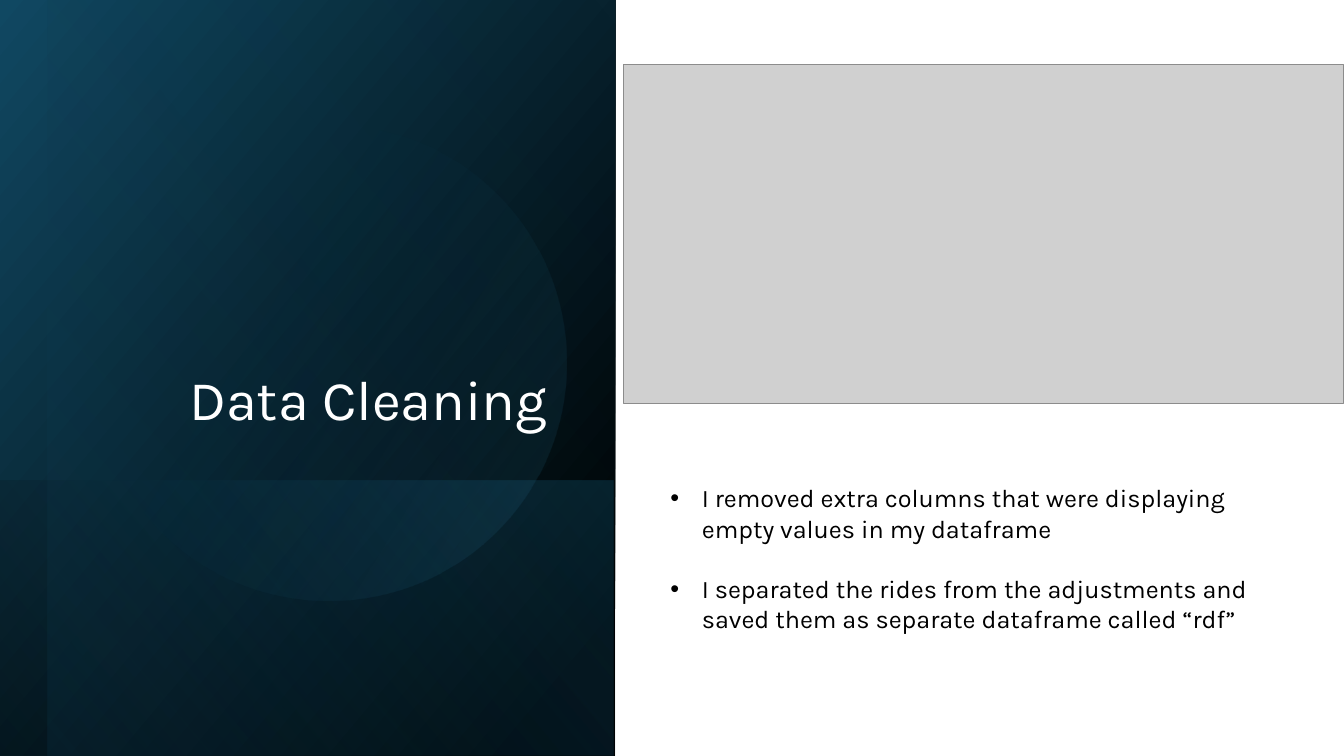
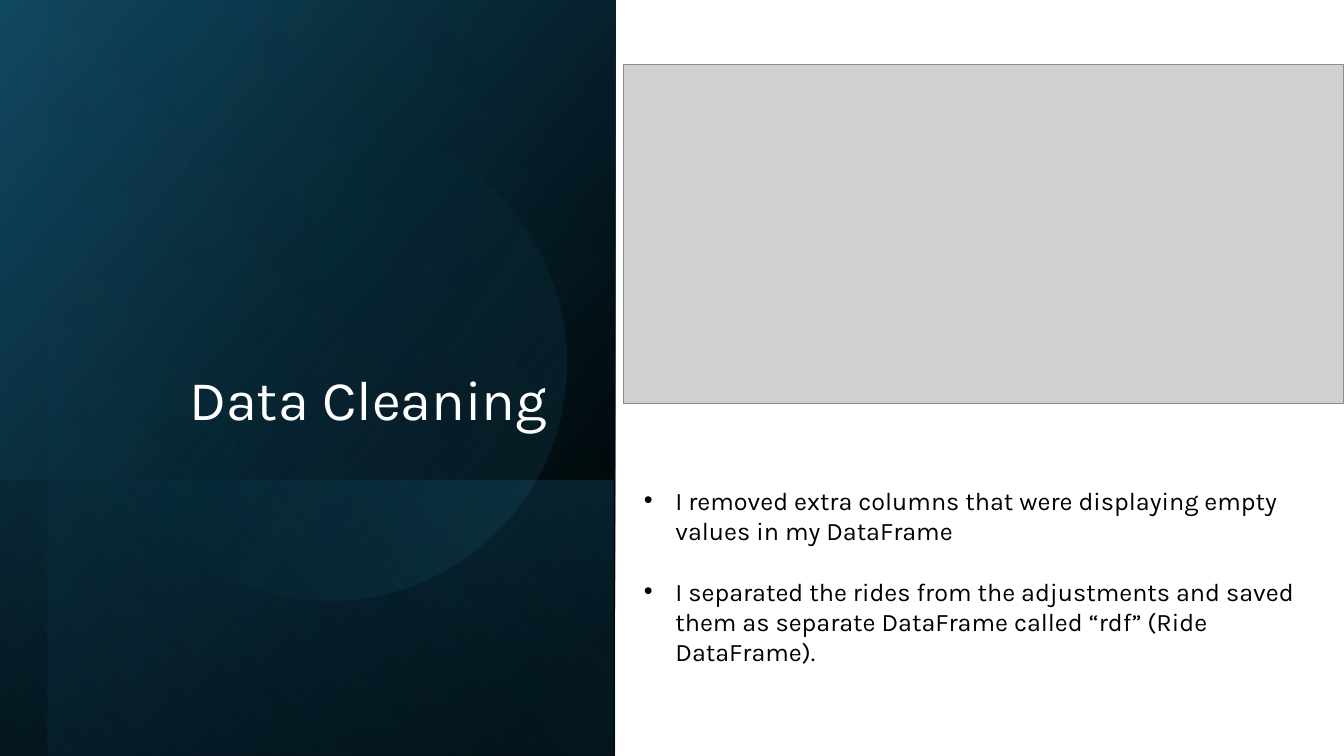
Before and after one commit to cbhutley/Lyft-Payment-Verification, a slide deck: slide 5 of Lyft Earnings Commitment Verification.pptx. Drawn at 1344x756 pixels with LibreOffice and Linux fonts; fonts in the diff are those of the drawing; grey boxes stand for pictures. Boxes give left, top, right and bottom in pixels: in the first picture for what was removed or moved away, otherwise in the second. Text is boxed around its words. In the diff, an @@ line names an element or a change of style, - is before the commit and + after.

Commit message:
Add files via upload
An updated presentation

```diff
--- a/Lyft Earnings Commitment Verification.pptx
+++ b/Lyft Earnings Commitment Verification.pptx
@@ text at [675, 492, 1294, 637]: text changed @@
-• I removed extra columns that were displaying empty values in my dataframe
-• I separated the rides from the adjustments and saved them as separate dataframe called “rdf”
+• I removed extra columns that were displaying empty values in my DataFrame
+• I separated the rides from the adjustments and saved them as separate DataFrame called “rdf” (Ride DataFrame).
```
Also in this commit, not shown: 5 other slides changed, 4 slides added, 1 slide removed.
